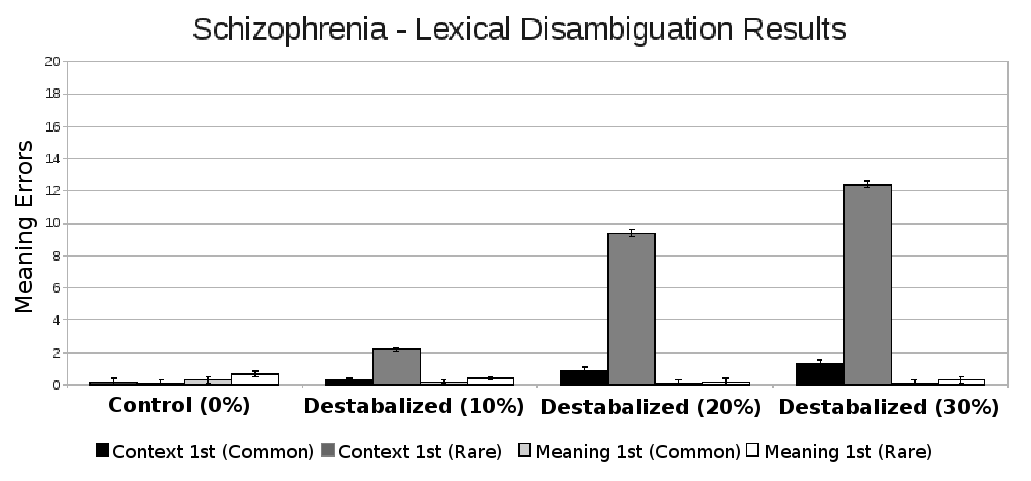
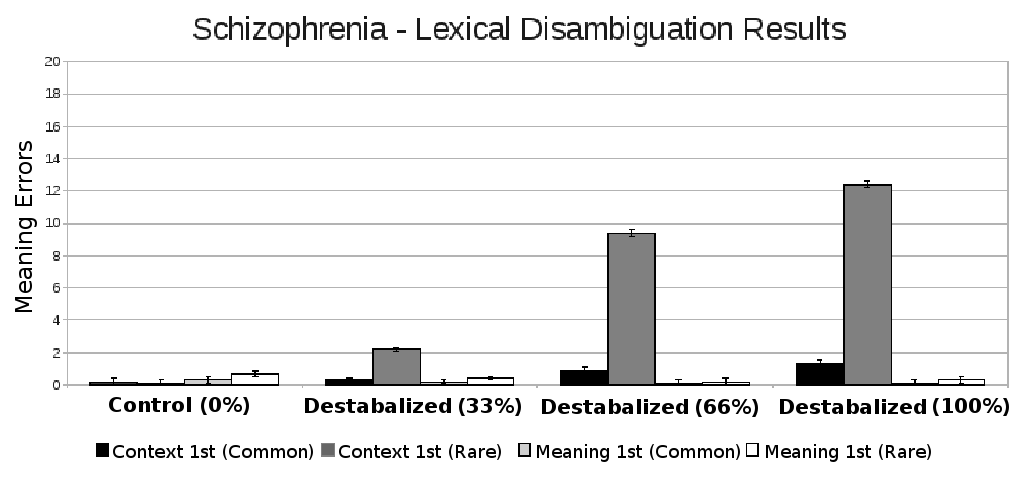
Revision of a layered 1031×481 image; what changed, layer by layer:
added layer "(66%)" above "(100%)" over left=696, top=399, right=758, bottom=417
added layer "(100%)" above "(33%)" over left=933, top=398, right=1009, bottom=416
added layer "(33%)" over left=459, top=398, right=521, bottom=416
painted on "schiz_lexamb_results.eps" over left=461, top=398, right=998, bottom=417
